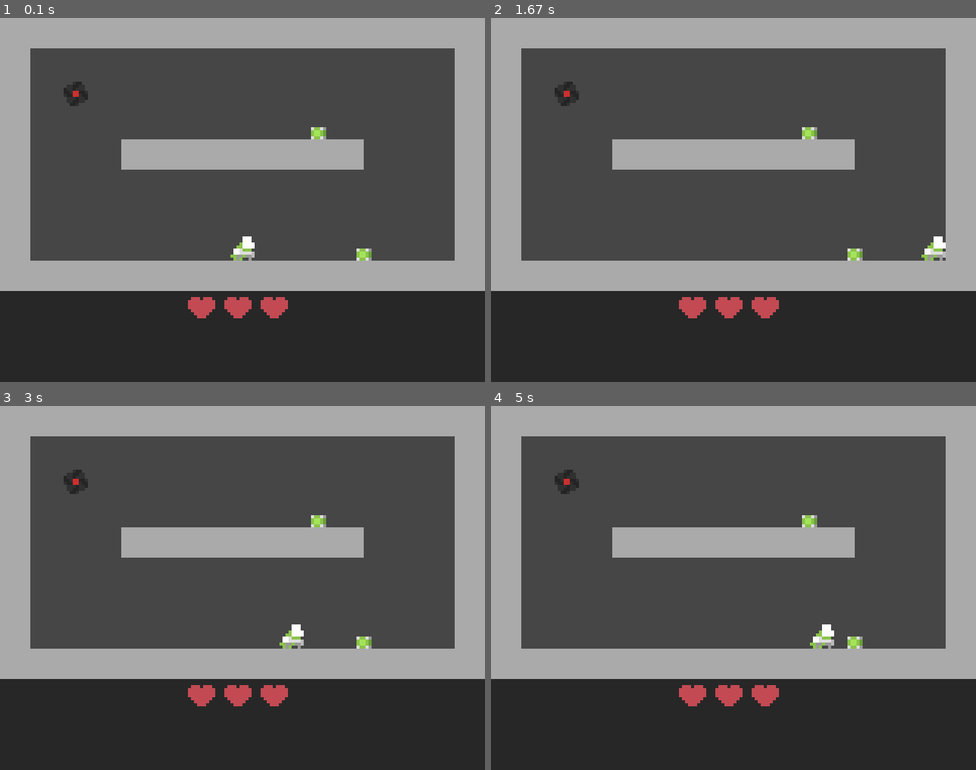
Above: before the commit, frames 1-4 (two rows, left to right).
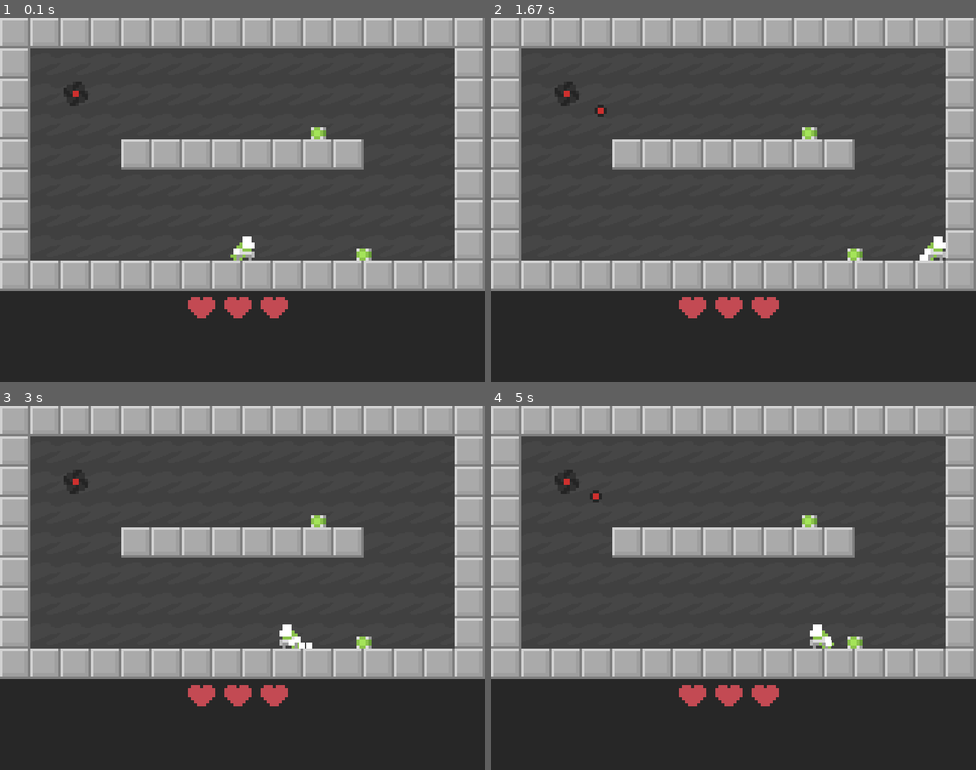
Above: after the commit, the same moments.

Repository: DJan03/ThrowTheBox_pygame
Game: pygame game, started from main.py
Same seed, same stepped clock (60 frames per second), same inputs: the game is played once before the commit and once after it.
Inputs (mouse positions are in pixels of both pictures, inside the frame that each line leads up to):
- Up to frame 1 (0.1 s): no input
- Up to frame 2 (1.67 s): hold Right 0.33-0.8 s; move the mouse to (714, 214) at 0.37 s; hold Right 1.17-1.63 s
- Up to frame 3 (3 s): hold Left 1.67-2.2 s; tap C at 2.57 s; hold Left from 2.9 s (still down)
- Up to frame 4 (5 s): release Left at 3.3 s; hold Right 3.73-4.37 s; hold Left from 4.8 s (still down)

The runs differ from the first frame. In frame 1, 8.3% of the frame differs, in the area x 0-100%, y 0-75%; in frame 2, 8.4%; in frame 3, 8.6%; in frame 4, 8.6%.

Commit message:
more changes

Diff:
--- a/main.py
+++ b/main.py
@@ -1,7 +1,7 @@
 import pygame
 from typing import List, Dict
 from math import sqrt
-from random import shuffle, random, sample
+from random import shuffle, random, sample, randint
 from copy import deepcopy
 
 
@@ -19,6 +19,13 @@
 HEART_BOX_CHANCE = 0.75
 MORE_BOXES_MODIFY = 3
 
+BACKGROUND = pygame.Surface((WIDTH, HEIGHT))
+tile = pygame.transform.scale(pygame.image.load("data/bg.png"), (50, 50))
+
+for i in range(WIDTH // 50 + 1):
+    for j in range(HEIGHT // 50 + 1):
+        BACKGROUND.blit(tile, (i * 50, j * 50))
+
 
 class ObjectManager:
     BLOCK_KEY = "block"
@@ -27,6 +34,7 @@
     ENEMY_KEY = "enemy"
     BULLET_KEY = "bullet"
     HEART_KEY = "heart"
+    PARTICLE_KEY = "particle"
 
     def __init__(self):
         self.sprite_group = pygame.sprite.Group()
@@ -37,29 +45,34 @@
                     ObjectManager.PLAYER_KEY,
                     ObjectManager.ENEMY_KEY,
                     ObjectManager.BULLET_KEY,
-                    ObjectManager.HEART_KEY]:
+                    ObjectManager.HEART_KEY,
+                    ObjectManager.PARTICLE_KEY]:
             self.lib[key] = []
 
-    def player_control(self, event):
+    def player_control(self, event: pygame.event.Event):
         self.lib[ObjectManager.PLAYER_KEY][0].control(event)
 
-    def draw(self, screen):
+    def draw(self, screen: pygame.Surface):
         self.sprite_group.draw(screen)
 
     def update(self):
         self.sprite_group.update(self)
 
-    def remove(self, object, key):
+    def add_particles(self, x, y, velocity_x, velocity_y, count):
+        for i in range(count):
+            self.append(Particle(self.sprite_group, x, y, velocity_x, velocity_y), ObjectManager.PARTICLE_KEY)
+
+    def remove(self, object: pygame.sprite.Sprite, key: str):
         try:
             self.sprite_group.remove(object)
             self.lib[key].remove(object)
         except ValueError:
             pass
 
-    def append(self, object, key):
+    def append(self, object: pygame.sprite.Sprite, key: str):
         self.lib[key].append(object)
 
-    def get(self, key):
+    def get(self, key: str):
         return self.lib[key]
 
     def player(self):
@@ -73,13 +86,67 @@
                 self.remove(j, i)
 
 
+class Particle(pygame.sprite.Sprite):
+    color = (255, 255, 255)
+
+    def __init__(self, group, x, y, velocity_x, velocity_y):
+        super().__init__(group)
+
+        self.image = pygame.Surface((10, 10))
+        self.image.fill(Particle.color)
+        self.rect = self.image.get_rect()
+        self.rect.center = (5, 5)
+        self.rect.centerx = x
+        self.rect.centery = y
+
+        self.velocity_x = velocity_x * (random() + 0.5)
+        self.velocity_y = velocity_y * (random() + 0.5)
+
+        self.life_time = 5
+
+    def update(self, objectManager: ObjectManager):
+        self.rect.centerx += self.velocity_x
+
+        block_hit_list = pygame.sprite.spritecollide(self, objectManager.get(ObjectManager.BLOCK_KEY), False)
+        for block in block_hit_list:
+            if self.velocity_x > 0:
+                self.rect.right = block.rect.left
+                self.velocity_x = -abs(self.velocity_x) // 2
+            elif self.velocity_x < 0:
+                self.rect.left = block.rect.right
+                self.velocity_x = abs(self.velocity_x) // 2
+
+        self.velocity_y += GRAVITY
+        self.rect.centery += self.velocity_y
+
+        block_hit_list = pygame.sprite.spritecollide(self, objectManager.get(ObjectManager.BLOCK_KEY), False)
+        for block in block_hit_list:
+            if self.velocity_y > 0:
+                self.rect.bottom = block.rect.top
+                self.velocity_x = self.velocity_x // 3
+                self.velocity_y = -abs(self.velocity_x) // 3
+            elif self.velocity_y < 0:
+                self.rect.top = block.rect.bottom
+                self.velocity_x = self.velocity_x // 3
+                self.velocity_y = self.velocity_x // 3
+
+        if self.life_time > 0:
+            self.life_time -= 1
+        else:
+            objectManager.remove(self, ObjectManager.PARTICLE_KEY)
+
+
 class Block(pygame.sprite.Sprite):
-    color = (170, 170, 170)
-
-    def __init__(self, group, x, y, w, h):
+    image = pygame.transform.scale(pygame.image.load("data/wall.png"), (50, 50))
+
+    def __init__(self, group: pygame.sprite.Group, x: int, y: int, w: int, h: int):
         super().__init__(group)
-        self.image = pygame.Surface((w, h))
-        self.image.fill(Block.color)
+        self.image = pygame.Surface((w, h), pygame.SRCALPHA)
+
+        for i in range(w // 50 + 1):
+            for j in range(h // 50 + 1):
+                self.image.blit(Block.image, (i * 50, j * 50))
+
         self.rect = self.image.get_rect()
         self.rect.x = x
         self.rect.y = y
@@ -87,7 +154,8 @@
 
 class Heart(pygame.sprite.Sprite):
     image = pygame.transform.scale(pygame.image.load("data/heart.png"), (20, 20))
-    def __init__(self, group, x, y):
+
+    def __init__(self, group: pygame.sprite.Group, x: int, y: int):
         super().__init__(group)
         self.image = Heart.image.copy()
 
@@ -206,6 +274,9 @@
 
 
 class Player(pygame.sprite.Sprite):
+    image_right = pygame.transform.scale(pygame.image.load("data/hero.png"), (40, 40))
+    image_left = pygame.transform.flip(pygame.transform.scale(pygame.image.load("data/hero.png"), (40, 40)), True, False)
+
     def __init__(self, group: pygame.sprite.Group,
                  left=pygame.K_LEFT,
                  right=pygame.K_RIGHT,
@@ -215,7 +286,7 @@
                  hold=pygame.K_x):
         super().__init__(group)
 
-        self.image = pygame.transform.scale(pygame.image.load("data/hero.png"), (40, 40))
+        self.image = Player.image_right
 
         self.rect = self.image.get_rect()
         self.rect.center = 20, 20
@@ -304,7 +375,10 @@
         else:
             self.velocity_x = 0
 
+        jumped = False
+
         if self.keys[self.JUMP] and self.ready_to_jump:
+            jumped = True
             self.keys[self.JUMP] = False
             self.ready_to_jump = False
             self.velocity_y = -40
@@ -317,6 +391,8 @@
 
         # apply velocity
         self.rect.centerx += self.velocity_x + self.impulse_x
+
+        on_wall = False
 
         block_hit_list = pygame.sprite.spritecollide(self, objectManager.get(ObjectManager.BLOCK_KEY), False)
         for block in block_hit_list:
@@ -344,6 +420,8 @@
                         self.keys[self.JUMP] = False
                         self.impulse_x = 20
                         self.velocity_y = -30
+
+            on_wall = True
 
         self.velocity_y += GRAVITY
         self.rect.centery += self.velocity_y
@@ -404,6 +482,31 @@
                 self.health += 1
                 objectManager.remove(heart_hit, ObjectManager.HEART_KEY)
 
+        # animation
+        if self.velocity_x > 0:
+            self.image = Player.image_right
+        elif self.velocity_x < 0:
+            self.image = Player.image_left
+
+        # particles
+        # steps
+        if self.velocity_y == 0 and random() < 0.3:
+            if self.velocity_x > 0:
+                objectManager.add_particles(self.rect.centerx, self.rect.centery + 10, -5, -3, 1)
+            elif self.velocity_x < 0:
+                objectManager.add_particles(self.rect.centerx, self.rect.centery + 10, 5, -3, 1)
+        # wall
+        if on_wall and random() < 0.6:
+            if self.velocity_x > 0:
+                objectManager.add_particles(self.rect.right - 5, self.rect.bottom, -3, 5, 1)
+            elif self.velocity_x < 0:
+                objectManager.add_particles(self.rect.left + 5, self.rect.bottom, 3, 5, 1)
+
+        # jump
+        if jumped:
+            objectManager.add_particles(self.rect.centerx, self.rect.bottom - 5, 5, -10, 2)
+            objectManager.add_particles(self.rect.centerx, self.rect.bottom - 5, -5, -10, 2)
+
         # bug
         if self.rect.centerx < 0 or self.rect.centerx > WIDTH or self.rect.centery < 0 or self.rect.centery > HEIGHT:
             self.rect.centerx = WIDTH // 2
@@ -485,7 +588,7 @@
 
         self.health = 2
 
-        self.time_to_shoot = shoot_cooldown
+        self.time_to_shoot = randint(shoot_cooldown // 2, shoot_cooldown)
         self.shoot_cooldown = shoot_cooldown
 
     def update(self, objectManager: ObjectManager):
@@ -671,7 +774,8 @@
 
         # create background picture
         background = pygame.Surface((WIDTH, HEIGHT))
-        background.fill((70, 70, 70))
+        background.fill((0, 0, 0))
+        background.blit(BACKGROUND, (0, 0))
         objectManager.draw(background)
         ui.draw(background)
 
@@ -702,6 +806,18 @@
                     if event.type == pygame.QUIT:
                         RUN = False
                         WINDOW_IS_OPEN = False
+                    if event.type == pygame.MOUSEMOTION:
+                        x, y = event.pos
+
+                        for i in range(count):
+                            if sprites[i].rect.collidepoint(x, y):
+                                sprites[i].rect.y = 160
+                            else:
+                                if sprites[i].rect.collidepoint(x, y - 40):
+                                    continue
+                                else:
+                                    sprites[i].rect.y = 200
+
                     if event.type == pygame.MOUSEBUTTONDOWN:
                         if event.button == 1:
                             x, y = event.pos
@@ -709,7 +825,7 @@
                             collide_id = -1
 
                             for i in range(count):
-                                if sprites[i].rect.collidepoint(x, y):
+                                if sprites[i].rect.collidepoint(x, y) or (sprites[i].rect.collidepoint(x, y - 40) and sprites[i].rect.y == 160): #####
                                     collide_id = i
                                     break
 
@@ -739,6 +855,7 @@
     objectManager = ObjectManager()
 
     objectManager.append(Player(objectManager.sprite_group), ObjectManager.PLAYER_KEY)
+    # objectManager.append(Player(objectManager.sprite_group, left=pygame.K_a, right=pygame.K_d, up=pygame.K_w, down=pygame.K_s, jump=pygame.K_w, hold=pygame.K_SPACE), ObjectManager.PLAYER_KEY)
 
     objectManager.append(Block(objectManager.sprite_group, 0, 0, WIDTH, 50), ObjectManager.BLOCK_KEY)  # top
     objectManager.append(Block(objectManager.sprite_group, 0, 400, WIDTH, 50), ObjectManager.BLOCK_KEY)  # bot
@@ -762,7 +879,8 @@
                 WINDOW_IS_OPEN = False
             objectManager.player_control(event)
 
-        screen.fill((70, 70, 70))
+        screen.fill((0, 0, 0))
+        screen.blit(BACKGROUND, (0, 0))
 
         objectManager.update()
         objectManager.draw(screen)
Binary file added: data/bg.png
Binary file added: data/wall.png
